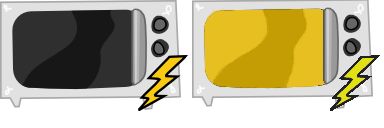
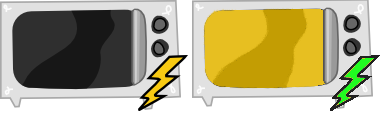
Before/after of a 384px x 128px layered artwork. What changed in the layer stack:
painted on "micro.png" over [338, 58, 374, 104]
